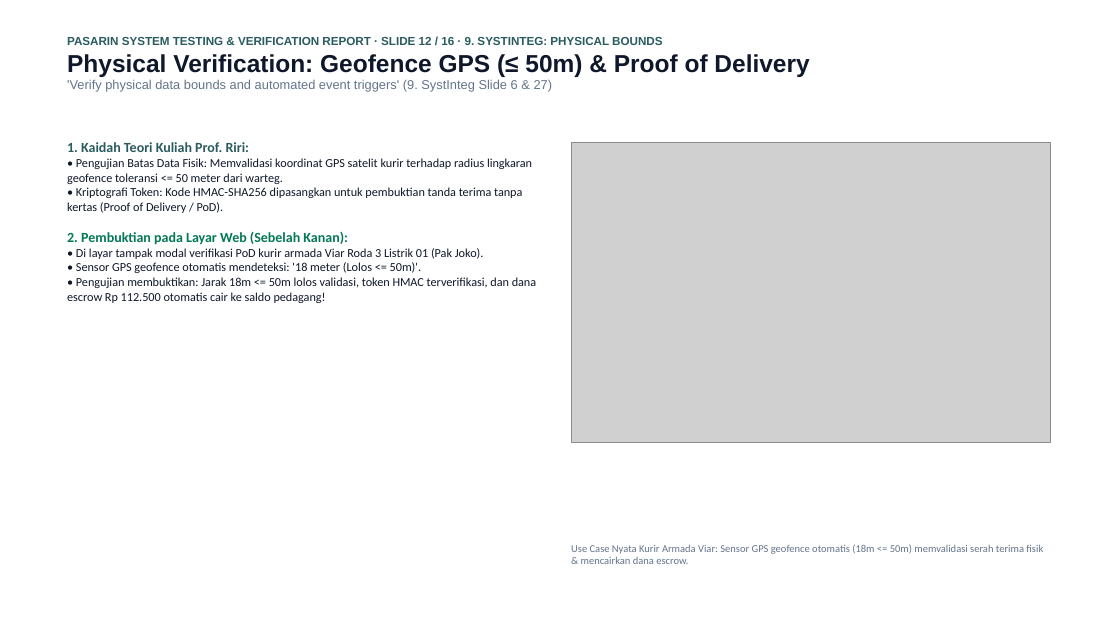
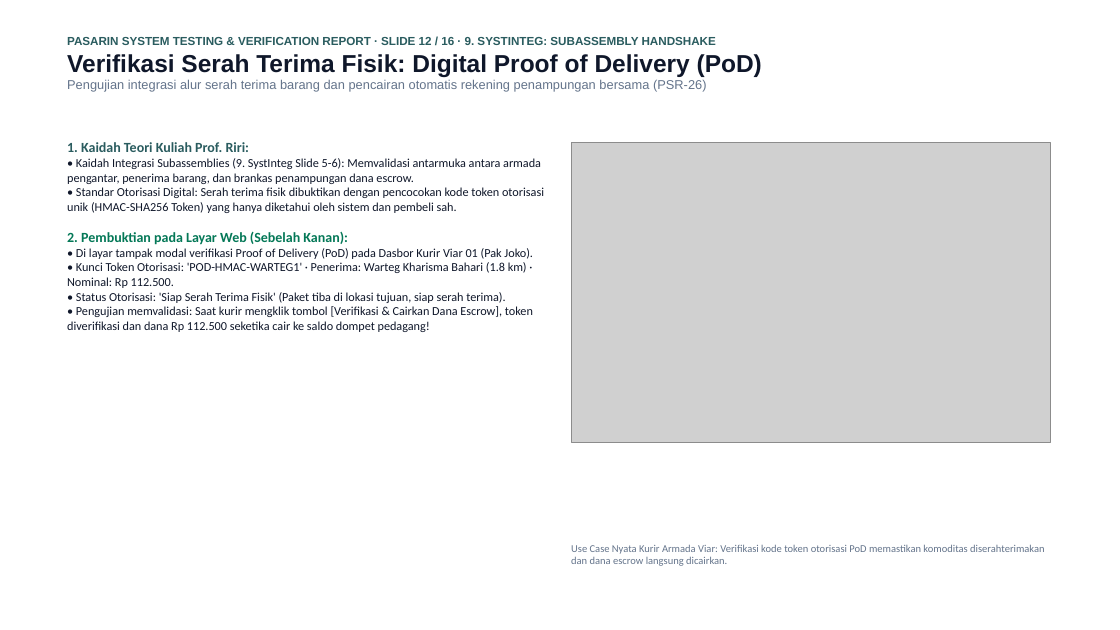
Before and after one commit to mrshlaf/pasarin, a slide deck: slide 12 of LAPORAN_PENGUJIAN_DAN_VERIFIKASI_SISTEM_PASARIN.pptx. Drawn at 1120x630 pixels with LibreOffice and Linux fonts; fonts in the diff are those of the drawing; grey boxes stand for pictures. Boxes give left, top, right and bottom in pixels: in the first picture for what was removed or moved away, otherwise in the second. Text is boxed around its words. In the diff, an @@ line names an element or a change of style, - is before the commit and + after.

Commit message:
docs(presentation): finalize 16 slides PPTX/PDF with clean digital PoD token and verified use cases

```diff
--- a/LAPORAN_PENGUJIAN_DAN_VERIFIKASI_SISTEM_PASARIN.pptx
+++ b/LAPORAN_PENGUJIAN_DAN_VERIFIKASI_SISTEM_PASARIN.pptx
@@ text at (x1=67, y1=37, x2=762, y2=92): text changed; size 10 to 11 pt; text colour #2A5C5F to #64748B @@
-PASARIN SYSTEM TESTING & VERIFICATION REPORT · SLIDE 12 / 16 · 9. SYSTINTEG: PHYSICAL BOUNDS
-Physical Verification: Geofence GPS (≤ 50m) & Proof of Delivery
-'Verify physical data bounds and automated event triggers' (9. SystInteg Slide 6 & 27)
+PASARIN SYSTEM TESTING & VERIFICATION REPORT · SLIDE 12 / 16 · 9. SYSTINTEG: SUBASSEMBLY HANDSHAKE
+Verifikasi Serah Terima Fisik: Digital Proof of Delivery (PoD)
+Pengujian integrasi alur serah terima barang dan pencairan otomatis rekening penampungan bersama (PSR-26)
@@ text at (x1=67, y1=158, x2=544, y2=213): text changed @@
-• Pengujian Batas Data Fisik: Memvalidasi koordinat GPS satelit kurir terhadap radius lingkaran geofence toleransi <= 50 meter dari warteg.
-• Kriptografi Token: Kode HMAC-SHA256 dipasangkan untuk pembuktian tanda terima tanpa kertas (Proof of Delivery / PoD).
+• Kaidah Integrasi Subassemblies (9. SystInteg Slide 5-6): Memvalidasi antarmuka antara armada pengantar, penerima barang, dan brankas penampungan dana escrow.
+• Standar Otorisasi Digital: Serah terima fisik dibuktikan dengan pencocokan kode token otorisasi unik (HMAC-SHA256 Token) yang hanya diketahui oleh sistem dan pembeli sah.
@@ text at (x1=67, y1=248, x2=533, y2=332): text changed @@
-• Di layar tampak modal verifikasi PoD kurir armada Viar Roda 3 Listrik 01 (Pak Joko).
-• Sensor GPS geofence otomatis mendeteksi: '18 meter (Lolos <= 50m)'.
-• Pengujian membuktikan: Jarak 18m <= 50m lolos validasi, token HMAC terverifikasi, dan dana escrow Rp 112.500 otomatis cair ke saldo pedagang!
+• Di layar tampak modal verifikasi Proof of Delivery (PoD) pada Dasbor Kurir Viar 01 (Pak Joko).
+• Kunci Token Otorisasi: 'POD-HMAC-WARTEG1' · Penerima: Warteg Kharisma Bahari (1.8 km) · Nominal: Rp 112.500.
+• Status Otorisasi: 'Siap Serah Terima Fisik' (Paket tiba di lokasi tujuan, siap serah terima).
+• Pengujian memvalidasi: Saat kurir mengklik tombol [Verifikasi & Cairkan Dana Escrow], token diverifikasi dan dana Rp 112.500 seketika cair ke saldo dompet pedagang!
@@ text at (x1=571, y1=545, x2=1044, y2=566): text changed @@
-Use Case Nyata Kurir Armada Viar: Sensor GPS geofence otomatis (18m <= 50m) memvalidasi serah terima fisik & mencairkan dana escrow.
+Use Case Nyata Kurir Armada Viar: Verifikasi kode token otorisasi PoD memastikan komoditas diserahterimakan dan dana escrow langsung dicairkan.
```
Also in this commit, not shown: 2 other slides changed, 14 other files.
